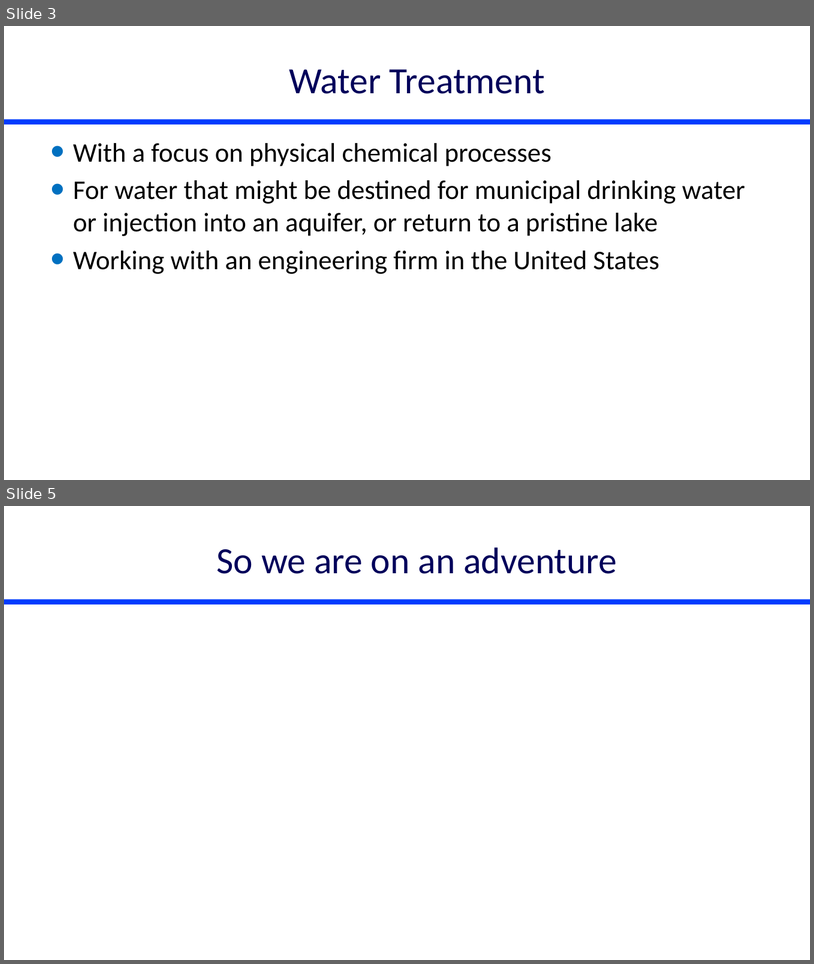
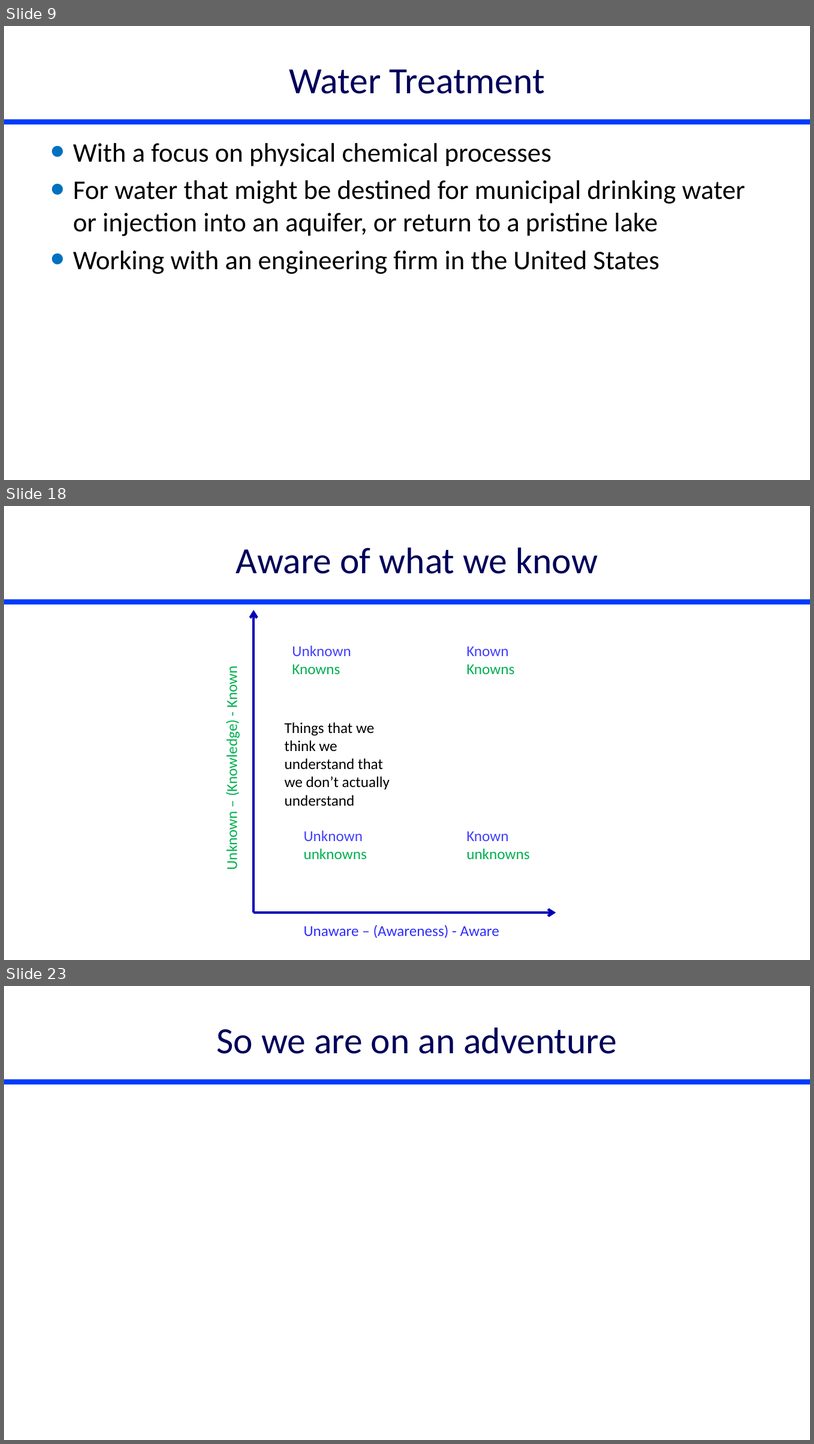
Before and after one commit to monroews/CEE4590, a slide deck: Lectures/Introduction.pptx. Shown one above the other, each under a label of ours: slides 3 and 5 before the commit, slides 9, 18 and 23 after it; the slides between them are not shown. The pictures are 814x964 and 814x1444 pixels, drawn with LibreOffice and Linux fonts; fonts in the diff are those of the drawing. Boxes give left, top, right and bottom in pixels: in the first picture for what was removed or moved away, otherwise in the second. Text is boxed around its words. In the diff, an @@ line names an element or a change of style, - is before the commit and + after.

```diff
--- a/Lectures/Introduction.pptx
+++ b/Lectures/Introduction.pptx
@@ slide 18 added at [4,506,810,960], background #FFFFFF; not listed: 1 template element that a slide beside it also shows @@
@@ title added at [236,547,599,574], 44 pt, text #00005A @@
+Aware of what we know
@@ arrow added from (254, 913) to (254, 610), #0300BA 3 pt @@
@@ text added at [292,645,351,675], 18 pt, text #423FFF @@
+Unknown
+Knowns
@@ text added at [467,646,515,675], 18 pt, text #00B050 @@
+Known
+Knowns
@@ text added at [223,670,242,868], 18 pt, text #00B050 @@
+Unknown – (Knowledge) - Known
@@ text added at [285,722,390,806], 18 pt, text #000000 @@
+Things that we think we understand that we don’t actually understand
@@ text added at [304,830,367,859], 18 pt, text #00B050 @@
+Unknown
+unknowns
@@ text added at [467,831,530,859], 18 pt, text #00B050 @@
+Known
+unknowns
@@ arrow added from (254, 913) to (557, 913), #0300BA 3 pt @@
@@ text added at [304,925,500,938], 18 pt, text #2D2DFF @@
+Unaware – (Awareness) - Aware
@@ what was slide 3 is now slide 9 @@
@@ what was slide 5 is now slide 23 @@
```
Also in this commit, not shown: 1 slide changed, 21 other slides added, 1 slide removed, 4 other files.
